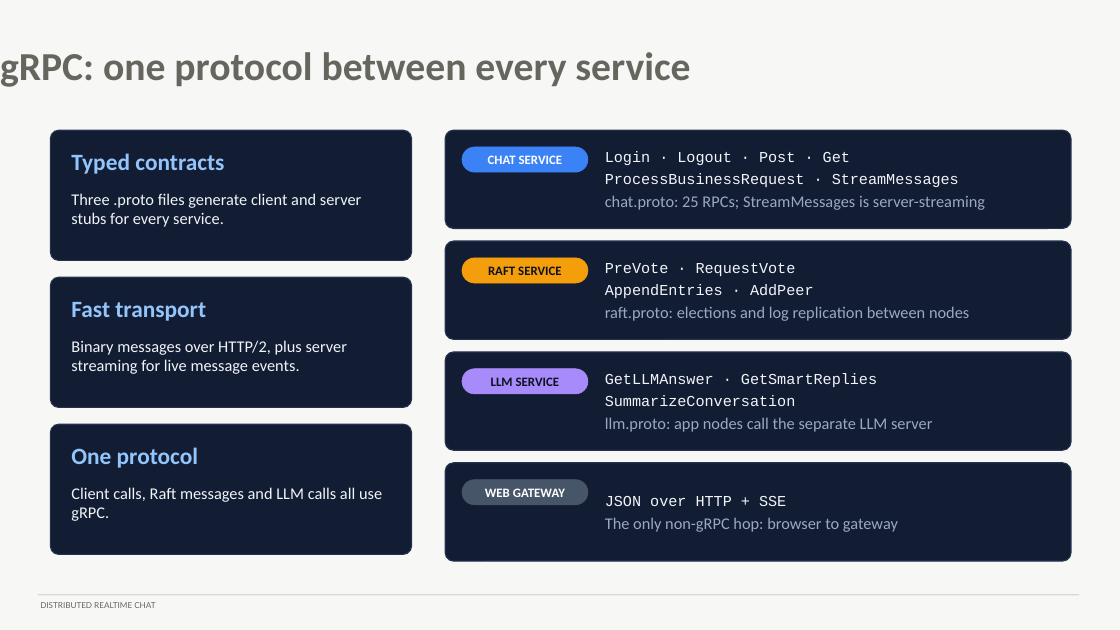
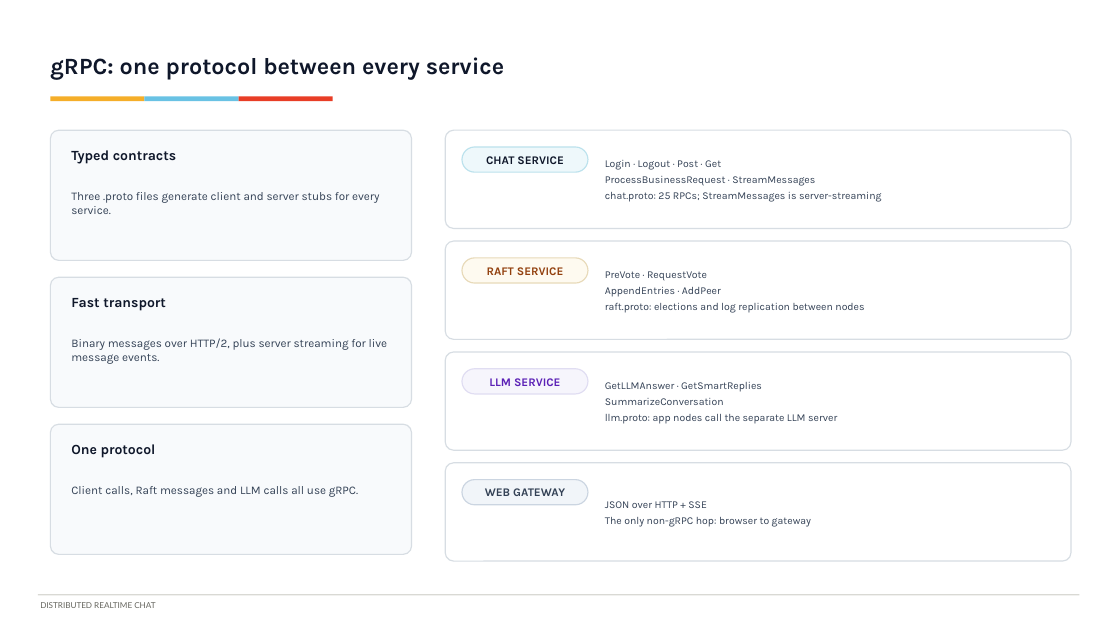
Before and after one commit to vishrutbhushan/distributed-realtime-chat, a slide deck: slide 5 of distributed-realtime-chat-demo.pptx. Drawn at 1120x630 pixels with LibreOffice and Linux fonts; fonts in the diff are those of the drawing. Boxes give left, top, right and bottom in pixels: in the first picture for what was removed or moved away, otherwise in the second. Text is boxed around its words. In the diff, an @@ line names an element or a change of style, - is before the commit and + after.

```diff
--- a/distributed-realtime-chat-demo.pptx
+++ b/distributed-realtime-chat-demo.pptx
@@ background #F7F7F5 to #FFFFFF @@
@@ title "gRPC: one protocol between every ...": place and size @@
-title "gRPC: one protocol between every ..." at (0,52,690,87)
+title "gRPC: one protocol between every ..." at (50,57,504,79)
@@ title "gRPC: one protocol between every ..." at (50,57,504,79): size 34 to 20 pt, font Calibri to Karla, text colour #66665F to #0F172A @@
@@ rectangle added at (50,97,145,102), fill #F5AE29 @@
@@ rectangle added at (145,97,239,102), fill #69C2E4 @@
@@ rectangle added at (239,97,333,102), fill #E83D26 @@
@@ text "CHAT SERVICE" at (486,156,563,164): size 11 to 10 pt, font Calibri to Karla, text colour #FFFFFF to #0F172A @@
@@ rounded rectangle at (462,147,588,172): fill #3B82F6 to #EEF8FB; outline #3B82F6 0.5 pt to #BCE2ED 1 pt @@
@@ text "Login · Logout · Post ..." at (605,160,882,202): size 13 to 9 pt, font Courier New to Karla, text colour #F1F5F9 to #334155 in "Login · Logout · Post · Get", "ProcessBusinessRequest · StreamMessages"; size 14 to 9 pt, font Calibri to Karla, text colour #9AA9C2 to #334155 in "chat.proto: 25 RPCs; StreamMessages is server-streaming" @@
@@ text "RAFT SERVICE" at (487,267,563,275): size 11 to 10 pt, font Calibri to Karla, text colour #0B1220 to #92400E @@
@@ rounded rectangle at (462,258,588,283): fill #F59E0B to #FEFAF0; outline #F59E0B 0.5 pt to #E8DAB9 1 pt @@
@@ text "PreVote · RequestVote" at (605,271,864,313): size 13 to 9 pt, font Courier New to Karla, text colour #F1F5F9 to #334155 in "PreVote · RequestVote", "AppendEntries · AddPeer"; size 14 to 9 pt, font Calibri to Karla, text colour #9AA9C2 to #334155 in "raft.proto: elections and log replication between nodes" @@
@@ text "LLM SERVICE" at (489,378,560,386): size 11 to 10 pt, font Calibri to Karla, text colour #0B1220 to #5B21B6 @@
@@ rounded rectangle at (462,369,588,394): fill #A78BFA to #F6F5FC; outline #A78BFA 0.5 pt to #E0DDF2 1 pt @@
@@ text "GetLLMAnswer · GetSmartReplies" at (605,382,837,424): size 13 to 9 pt, font Courier New to Karla, text colour #F1F5F9 to #334155 in "GetLLMAnswer · GetSmartReplies", "SummarizeConversation"; size 14 to 9 pt, font Calibri to Karla, text colour #9AA9C2 to #334155 in "llm.proto: app nodes call the separate LLM ..." @@
@@ fill #121C32 to #F8FAFC; outline #24324F 1 pt to #D7DDE3 1 pt in 3 elements at (50,130,412,260), (50,277,412,408), (50,424,412,555) @@
@@ size 20 to 12 pt, font Calibri to Karla, text colour #93C5FD to #0F172A in 3 elements at (71,150,176,164), (71,298,166,311), (71,444,156,458) @@
@@ fill #121C32 to #FFFFFF; outline #24324F 1 pt to #D7DDE3 1 pt in 4 elements at (445,130,1071,229), (445,241,1071,339), (445,352,1071,450), (445,463,1071,561) @@
@@ text "JSON over HTTP + SSE" at (605,501,811,527): size 13 to 9 pt, font Courier New to Karla, text colour #F1F5F9 to #334155 in "JSON over HTTP + SSE"; size 14 to 9 pt, font Calibri to Karla, text colour #9AA9C2 to #334155 in "The only non-gRPC hop: browser to gateway" @@
@@ size 14 to 10 pt, font Calibri to Karla, text colour #F1F5F9 to #334155 in 3 elements at (71,192,379,214), (71,338,388,364), (71,486,358,497) @@
@@ text "WEB GATEWAY" at (485,488,565,496): size 11 to 10 pt, font Calibri to Karla, text colour #FFFFFF to #334155 @@
@@ rounded rectangle at (462,480,588,505): fill #475569 to #F1F5F9; outline #475569 0.5 pt to #CBD5E1 1 pt @@
```
Also in this commit, not shown: 8 other slides changed, 1 other file.
